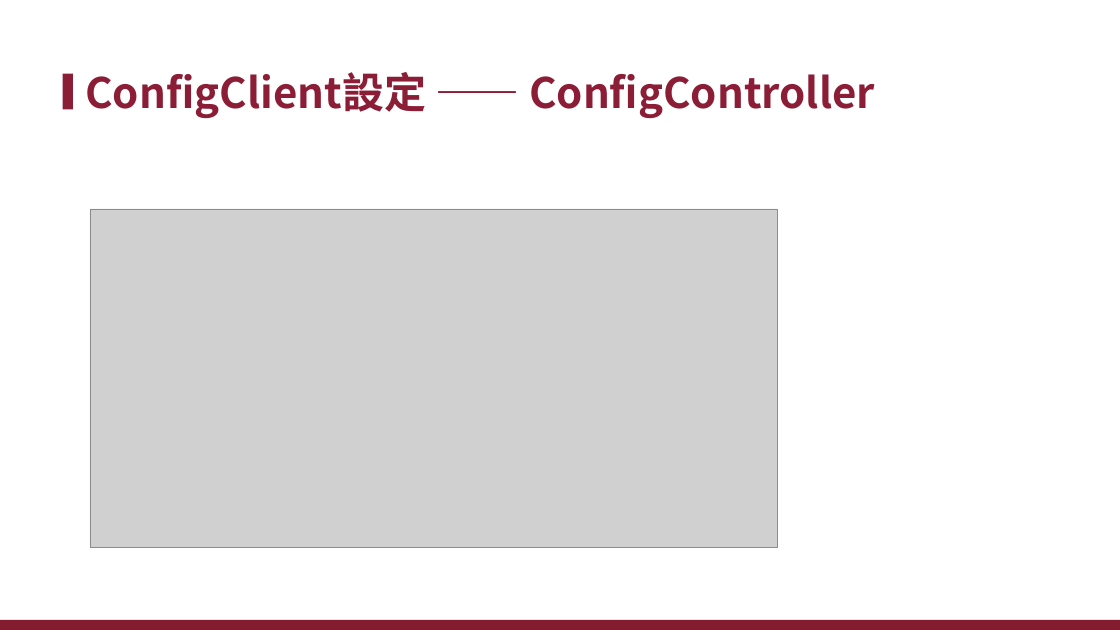
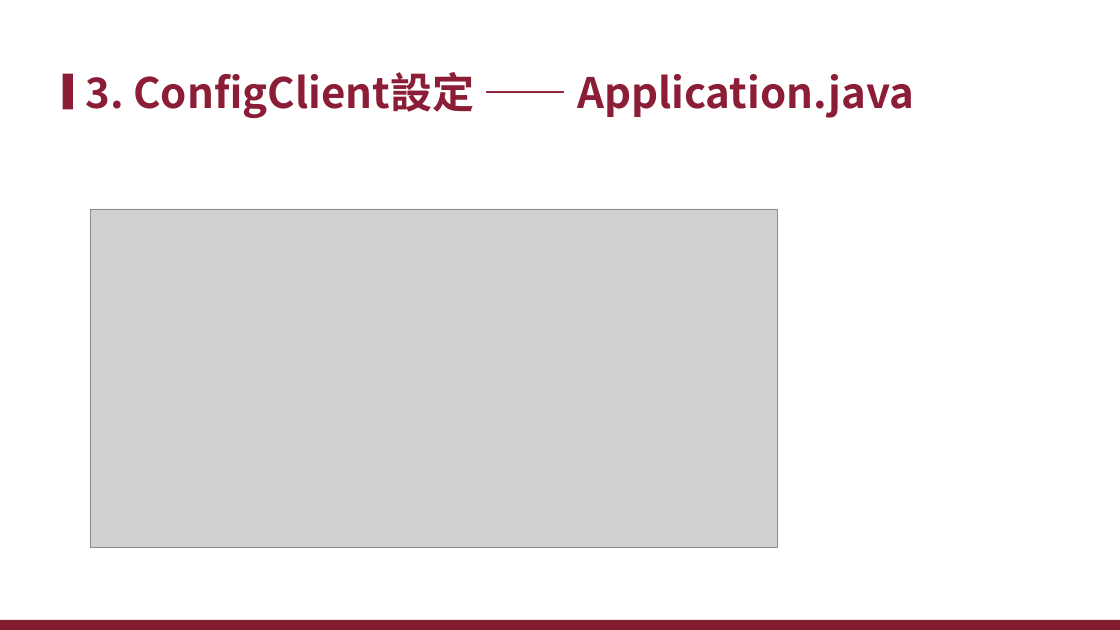
Before and after one commit to xiauchen/4__ConfigAndConsul, a slide deck: slide 25 of 空白PPT.pptx (slide 18 before the commit). Drawn at 1120x630 pixels with LibreOffice and Linux fonts; fonts in the diff are those of the drawing; grey boxes stand for pictures; background and template pictures are left out. Boxes give left, top, right and bottom in pixels: in the first picture for what was removed or moved away, otherwise in the second. Text is boxed around its words. In the diff, an @@ line names an element or a change of style, - is before the commit and + after.

Commit message:
config ptt compleat'

```diff
--- a/空白PPT.pptx
+++ b/空白PPT.pptx
@@ title at <box>85,72,914,118</box>: text changed @@
-ConfigClient設定 —— ConfigController
+3. ConfigClient設定 —— Application.java
```
Also in this commit, not shown: 13 other slides changed, 17 slides added, 10 slides removed, 4 other files.
